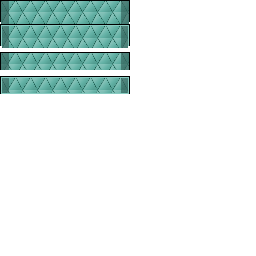
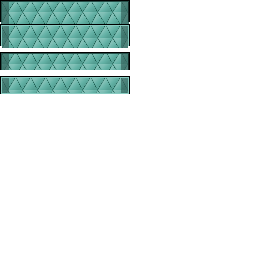
Two versions of the same layered image (256x256). Layer-by-layer changes:
removed layer "Layer #1" from group "main gui folder" over [1, 53, 129, 70]
removed layer "Pasted Layer" from group "main gui folder" over [1, 1, 129, 70]
painted on "tab_button.png" over [1, 1, 129, 70]
